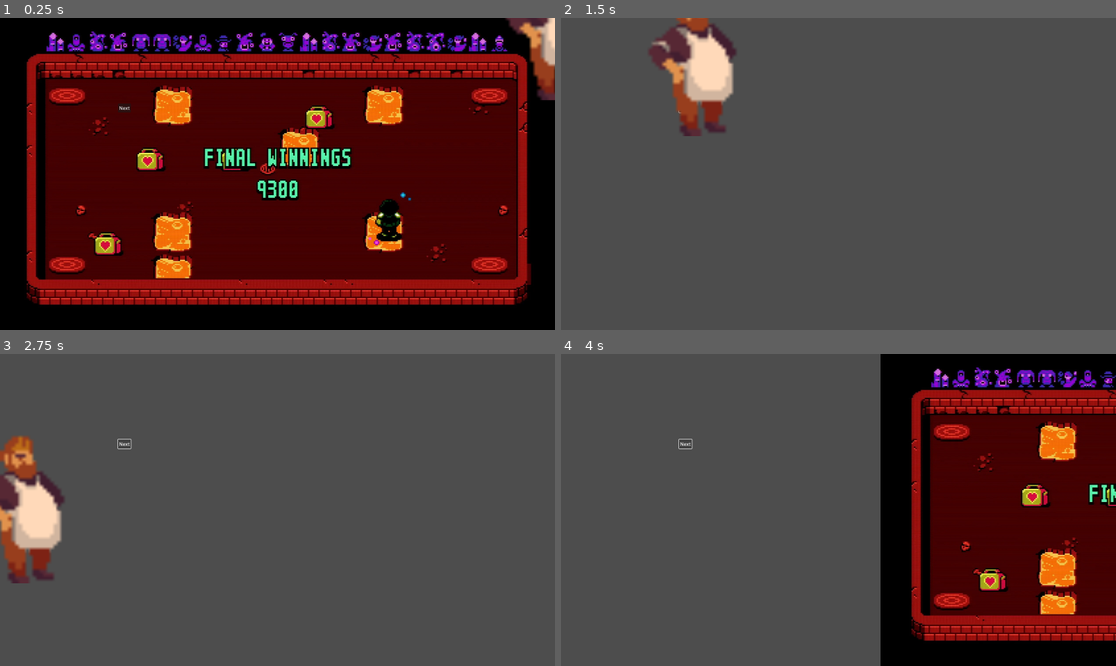
Above: before the commit, frames 1-4 (two rows, left to right).
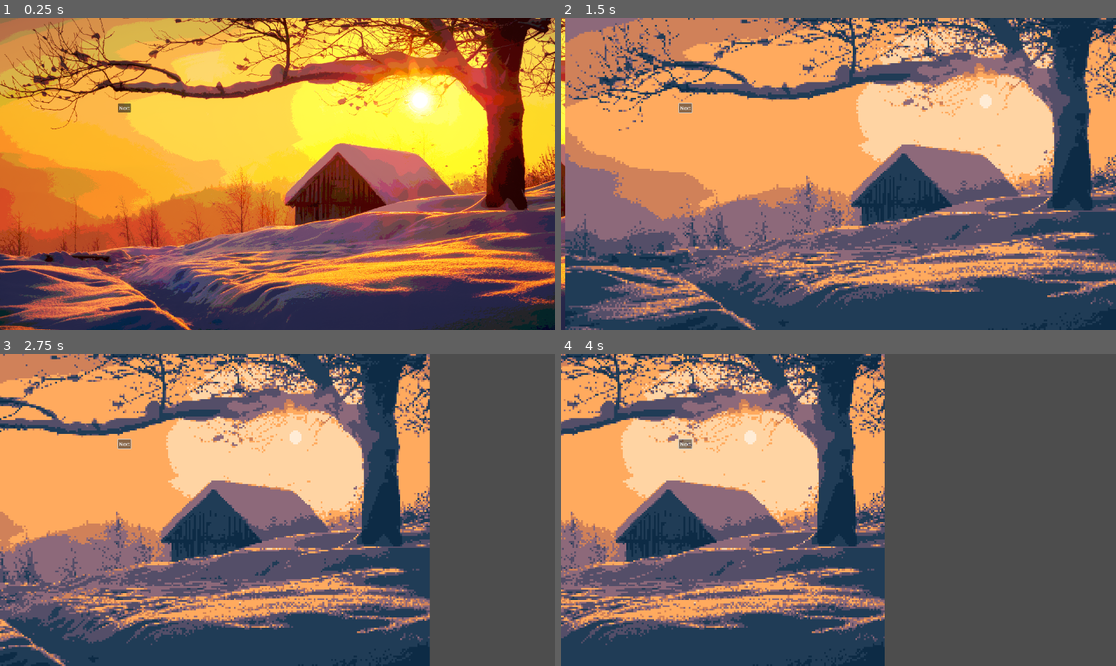
Above: after the commit, the same moments.

Repository: ShongoWL/Tavern-Keeper-Jam
Game: Godot game, scene res://Scene/backDrops.tscn
Same seed, same stepped clock (60 frames per second), same inputs: the game is played once before the commit and once after it. This scene is started directly instead of the project's main scene.
Inputs:
- Up to frame 1 (0.25 s): no input
- Up to frame 2 (1.5 s): click "Next" at 0.5 s; click "Next" at 1.25 s
- Up to frame 3 (2.75 s): click "Next" at 2 s
- Up to frame 4 (4 s): tap Enter at 3.5 s

The runs differ from the first frame. In frame 1, 98% of the frame differs, in the area x 0-100%, y 0-100%; in frame 2, 99%; in frame 3, 77%; in frame 4, 100%.

Commit message:
Shader Stuff

Diff:
--- /dev/null
+++ b/Art/Shaders/dithering.gdshader
@@ -0,0 +1,76 @@
+/*
+This shader is under MIT license. Feel free to use, improve and
+change this shader according to your needs and consider sharing
+the modified result to godotshaders.com.
+*/
+
+shader_type canvas_item;
+
+uniform sampler2D u_dither_tex;
+uniform sampler2D u_color_tex;
+
+uniform int u_bit_depth;
+uniform float u_contrast;
+uniform float u_offset;
+uniform int u_dither_size;
+
+void fragment()
+{
+	// sample the screen texture at the desired output resolution (according to u_dither_size)
+	// this will effectively pixelate the resulting output
+	vec2 screen_size = vec2(textureSize(TEXTURE, 0)) / float(u_dither_size);
+	vec2 screen_sample_uv = floor(UV * screen_size) / screen_size;
+	vec3 screen_col = texture(TEXTURE, screen_sample_uv).rgb;
+
+	// calculate pixel luminosity (https://stackoverflow.com/questions/596216/formula-to-determine-brightness-of-rgb-color)
+	float lum = (screen_col.r * 0.299) + (screen_col.g * 0.587) + (screen_col.b * 0.114);
+
+	// adjust with contrast and offset parameters
+	float contrast = u_contrast;
+	lum = (lum - 0.5 + u_offset) * contrast + 0.5;
+	lum = clamp(lum, 0.0, 1.0);
+
+	// reduce luminosity bit depth to give a more banded visual if desired
+	float bits = float(u_bit_depth);
+	lum = floor(lum * bits) / bits;
+
+	// to support multicolour palettes, we want to dither between the two colours on the palette
+	// which are adjacent to the current pixel luminosity.
+	// to do this, we need to determine which 'band' lum falls into, calculate the upper and lower
+	// bound of that band, then later we will use the dither texture to pick either the upper or
+	// lower colour.
+
+	// get the palette texture size mapped so it is 1px high (so the x value however many colour bands there are)
+	ivec2 col_size = textureSize(u_color_tex, 0);
+	col_size /= col_size.y;
+
+	float col_x = float(col_size.x) - 1.0; // colour boundaries is 1 less than the number of colour bands
+	float col_texel_size = 1.0 / col_x; // the size of one colour boundary
+
+	lum = max(lum - 0.00001, 0.0); // makes sure our floor calculation below behaves when lum == 1.0
+	float lum_lower = floor(lum * col_x) * col_texel_size;
+	float lum_upper = (floor(lum * col_x) + 1.0) * col_texel_size;
+	float lum_scaled = lum * col_x - floor(lum * col_x); // calculates where lum lies between the upper and lower bound
+
+	// map the dither texture onto the screen. there are better ways of doing this that makes the dither pattern 'stick'
+	// with objects in the 3D world, instead of being mapped onto the screen. see lucas pope's details posts on how he
+	// achieved this in Obra Dinn: https://forums.tigsource.com/index.php?topic=40832.msg1363742#msg1363742
+	ivec2 noise_size = textureSize(u_dither_tex, 0);
+	vec2 inv_noise_size = vec2(1.0 / float(noise_size.x), 1.0 / float(noise_size.y));
+	vec2 noise_uv = UV * inv_noise_size * vec2(float(screen_size.x), float(screen_size.y));
+	float threshold = texture(u_dither_tex, noise_uv).r;
+
+	// adjust the dither slightly so min and max aren't quite at 0.0 and 1.0
+	// otherwise we wouldn't get fullly dark and fully light dither patterns at lum 0.0 and 1.0
+	threshold = threshold * 0.99 + 0.005;
+
+	// the lower lum_scaled is, the fewer pixels will be below the dither threshold, and thus will use the lower bound colour,
+	// and vice-versa
+	float ramp_val = lum_scaled < threshold ? 0.0f : 1.0f;
+	// sample at the lower bound colour if ramp_val is 0.0, upper bound colour if 1.0
+	float col_sample = mix(lum_lower, lum_upper, ramp_val);
+	vec3 final_col = texture(u_color_tex, vec2(col_sample, 0.5)).rgb;
+
+	// return the final colour!
+	COLOR.rgb = final_col;
+}
--- a/Scene/backDrops.tscn
+++ b/Scene/backDrops.tscn
@@ -1,28 +1,39 @@
-[gd_scene load_steps=4 format=3 uid="uid://bk7uxw1ljabfb"]
+[gd_scene load_steps=7 format=3 uid="uid://bk7uxw1ljabfb"]
 
 [ext_resource type="Script" path="res://Scripts/backDrops.gd" id="1_bc7mo"]
-[ext_resource type="Texture2D" uid="uid://cfbgp046rga52" path="res://Art/overbold.png" id="1_fmoth"]
-[ext_resource type="Texture2D" uid="uid://b5qpp5jba35v7" path="res://Art/bearded-idle-4.png" id="3_m357y"]
+[ext_resource type="Shader" path="res://Art/Shaders/dithering.gdshader" id="3_mtrdh"]
+[ext_resource type="Texture2D" uid="uid://beq25k5f7uxm7" path="res://Art/morningState.png" id="3_qa3mx"]
+[ext_resource type="Texture2D" uid="uid://bog6k0hbvmil3" path="res://Art/Palettes/slso8-32x.png" id="4_kudod"]
+[ext_resource type="Texture2D" uid="uid://d548q26oxypp" path="res://Art/Shaders/bayer16tile2.png" id="5_gsivj"]
+
+[sub_resource type="ShaderMaterial" id="ShaderMaterial_b2k0b"]
+shader = ExtResource("3_mtrdh")
+shader_parameter/u_bit_depth = 7
+shader_parameter/u_contrast = 1.0
+shader_parameter/u_offset = 0.0
+shader_parameter/u_dither_size = 6
+shader_parameter/u_dither_tex = ExtResource("5_gsivj")
+shader_parameter/u_color_tex = ExtResource("4_kudod")
 
 [node name="BackDrops" type="Node2D"]
 script = ExtResource("1_bc7mo")
 
 [node name="TextureRect" type="Sprite2D" parent="."]
-position = Vector2(974.222, 548)
-scale = Vector2(0.761111, 0.761111)
-texture = ExtResource("1_fmoth")
+position = Vector2(958.222, 540)
+texture = ExtResource("3_qa3mx")
 
 [node name="VisibleOnScreenNotifier2D" type="VisibleOnScreenNotifier2D" parent="TextureRect"]
 
 [node name="TextureRect2" type="Sprite2D" parent="."]
 z_index = 1
-position = Vector2(62, -3.14999)
-scale = Vector2(12.1, 12.1)
-texture = ExtResource("3_m357y")
+material = SubResource("ShaderMaterial_b2k0b")
+position = Vector2(2918, 532.85)
+texture = ExtResource("3_qa3mx")
 
 [node name="VisibleOnScreenNotifier2D" type="VisibleOnScreenNotifier2D" parent="TextureRect2"]
 
 [node name="Button" type="Button" parent="."]
+z_index = 3
 offset_left = 408.0
 offset_top = 296.0
 offset_right = 453.0
--- /dev/null
+++ b/Scene/shopUI.tscn
@@ -0,0 +1,38 @@
+[gd_scene load_steps=2 format=3 uid="uid://dd8dqs5xe57fw"]
+
+[ext_resource type="Texture2D" uid="uid://bcf8vb73xwmok" path="res://Art/axeSprite.tres" id="1_l4y6x"]
+
+[node name="Control" type="Control"]
+layout_mode = 3
+anchors_preset = 15
+anchor_right = 1.0
+anchor_bottom = 1.0
+grow_horizontal = 2
+grow_vertical = 2
+
+[node name="ItemList" type="ItemList" parent="."]
+layout_mode = 1
+anchors_preset = 8
+anchor_left = 0.5
+anchor_top = 0.5
+anchor_right = 0.5
+anchor_bottom = 0.5
+offset_left = -800.0
+offset_top = -450.0
+offset_right = 800.0
+offset_bottom = 450.0
+grow_horizontal = 2
+grow_vertical = 2
+allow_search = false
+auto_height = true
+item_count = 4
+max_columns = 3
+same_column_width = true
+icon_mode = 0
+fixed_icon_size = Vector2i(160, 160)
+item_0/text = "test1"
+item_0/icon = ExtResource("1_l4y6x")
+item_1/text = "test2"
+item_1/icon = ExtResource("1_l4y6x")
+item_2/text = "test3"
+item_2/icon = ExtResource("1_l4y6x")
--- a/Scene/tavern.tscn
+++ b/Scene/tavern.tscn
@@ -1,10 +1,23 @@
-[gd_scene load_steps=2 format=3 uid="uid://d0xw7ijalf7vj"]
+[gd_scene load_steps=6 format=3 uid="uid://d0xw7ijalf7vj"]
 
+[ext_resource type="Shader" path="res://Art/Shaders/dithering.gdshader" id="1_2xt5e"]
 [ext_resource type="Texture2D" uid="uid://b5b7ibel10tg4" path="res://Art/tavern room.png" id="1_5dcak"]
+[ext_resource type="Texture2D" uid="uid://c81gue1ka30i6" path="res://Art/Palettes/eroge-48-32x.png" id="2_3iout"]
+[ext_resource type="Texture2D" uid="uid://d548q26oxypp" path="res://Art/Shaders/bayer16tile2.png" id="3_kcyv7"]
+
+[sub_resource type="ShaderMaterial" id="ShaderMaterial_mpw31"]
+shader = ExtResource("1_2xt5e")
+shader_parameter/u_bit_depth = 12
+shader_parameter/u_contrast = 1.0
+shader_parameter/u_offset = 0.0
+shader_parameter/u_dither_size = 16
+shader_parameter/u_dither_tex = ExtResource("3_kcyv7")
+shader_parameter/u_color_tex = ExtResource("2_3iout")
 
 [node name="Tavern" type="Node2D"]
 
 [node name="Sprite2D" type="Sprite2D" parent="."]
+material = SubResource("ShaderMaterial_mpw31")
 position = Vector2(579, 88)
 scale = Vector2(0.268519, 0.268519)
 texture = ExtResource("1_5dcak")
--- a/Scripts/backDrops.gd
+++ b/Scripts/backDrops.gd
@@ -16,7 +16,7 @@
 # Called when the node enters the scene tree for the first time.
 func _ready() -> void:
 	textureRect.set_position(Vector2(viewportRect.size.x/2,viewportRect.size.y/2))
-	textureRect2.set_position(Vector2(viewportRect.size.x,0))
+	textureRect2.set_position(Vector2(viewportRect.size.x*1.5,viewportRect.size.y/2))
 
 func nextPhase() -> void:
 	print("button pressed")
@@ -25,16 +25,17 @@
 			print("Im at 0")
 			tween = create_tween()
 			#This tween moves textureRect to a negative value equal to its size (-1920)
-			tween.tween_property(textureRect, "position", Vector2(-viewportRect.size.x, textureRect.position.y),0.8)
-			tween.parallel().tween_property(textureRect2, "position", Vector2(viewportRect.size.x/2, textureRect2.position.y),1)
+			tween.tween_property(textureRect2, "position", Vector2(viewportRect.size.x/2, textureRect2.position.y),1)
+			tween.parallel().tween_property(textureRect, "position", Vector2(-viewportRect.size.x/2, textureRect.position.y),1)
 
 			timer.start()
 		false:
 			print("hi")
 			tween = create_tween()
 			#This tween moves textureRect2 to a negative value equal to its size (-1920)
-			tween.tween_property(textureRect2, "position", Vector2(-viewportRect.size.x, textureRect.position.y),0.8)
-			tween.parallel().tween_property(textureRect, "position", Vector2(viewportRect.size.x/2, textureRect.position.y),1)
+			tween.tween_property(textureRect, "position", Vector2(viewportRect.size.x/2, textureRect.position.y),1)
+			tween.parallel().tween_property(textureRect2, "position", Vector2(-viewportRect.size.x/2, textureRect.position.y),1)
+
 
 			timer.start()
 
--- a/project.godot
+++ b/project.godot
@@ -27,5 +27,6 @@
 
 [rendering]
 
+textures/canvas_textures/default_texture_filter=0
 renderer/rendering_method="gl_compatibility"
 renderer/rendering_method.mobile="gl_compatibility"
Binary file added: Art/Palettes/aurora-1x.png
Not shown, added: Art/Palettes/aurora-1x.png.import
Binary file added: Art/Palettes/aurora-32x.png
Not shown, added: Art/Palettes/aurora-32x.png.import
Binary file added: Art/Palettes/eroge-48-32x.png
Not shown, added: Art/Palettes/eroge-48-32x.png.import
Binary file added: Art/Palettes/slso8-32x.png
Not shown, added: Art/Palettes/slso8-32x.png.import
Binary file added: Art/Palettes/waldgeist-32x.png
Not shown, added: Art/Palettes/waldgeist-32x.png.import
Binary file added: Art/Shaders/bayer16tile2.png
Not shown, added: Art/Shaders/bayer16tile2.png.import
(and 2 more such lines)
